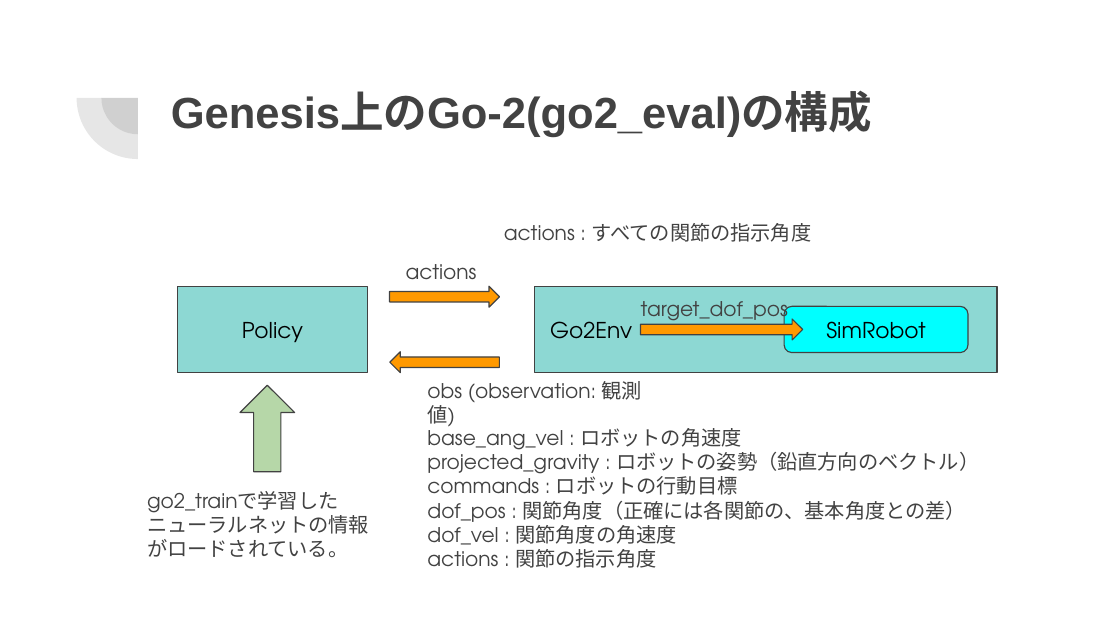
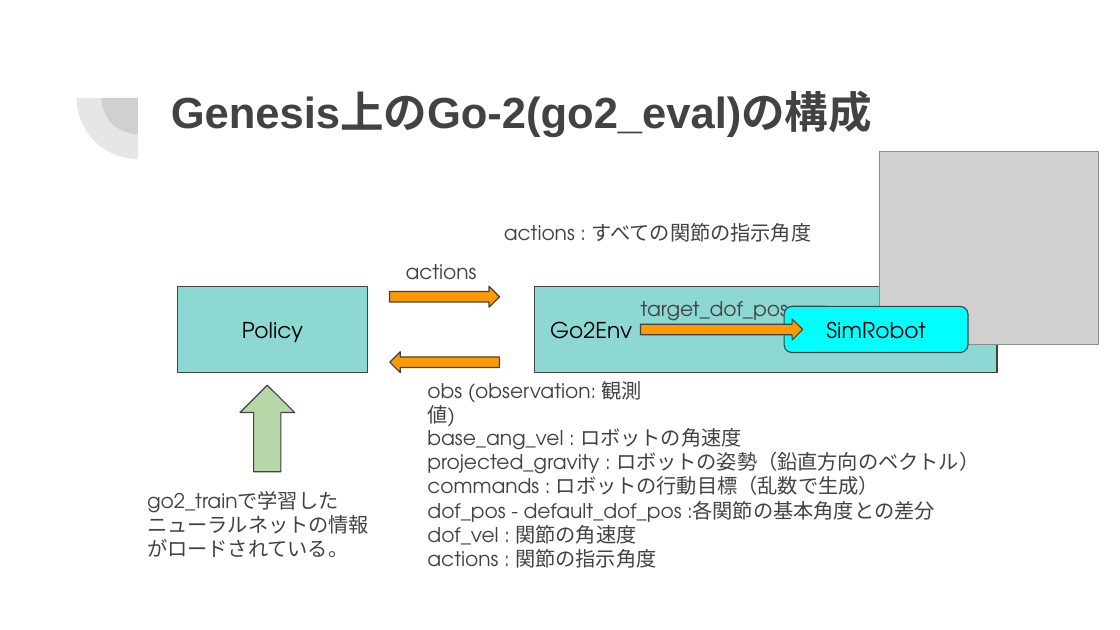
Before and after one commit to shimaken-git/try_sim2real_with_genesis, a slide deck: slide 4 of GenesisとGo-1でsim2realを試す.pptx. Drawn at 1120x630 pixels with LibreOffice and Linux fonts; fonts in the diff are those of the drawing; grey boxes stand for pictures. Boxes give left, top, right and bottom in pixels: in the first picture for what was removed or moved away, otherwise in the second. Text is boxed around its words. In the diff, an @@ line names an element or a change of style, - is before the commit and + after.

```diff
--- a/GenesisとGo-1でsim2realを試す.pptx
+++ b/GenesisとGo-1でsim2realを試す.pptx
@@ picture added at bbox=[879, 151, 1098, 344] @@
@@ text at bbox=[427, 472, 934, 552]: text changed @@
-commands : ロボットの行動目標
-dof_pos : 関節角度（正確には各関節の、基本角度との差）
-dof_vel : 関節角度の角速度
+commands : ロボットの行動目標（乱数で生成）
+dof_pos - default_dof_pos :各関節の基本角度との差分
+dof_vel : 関節の角速度
```
Also in this commit, not shown: 4 other slides changed, 1 slide added.
